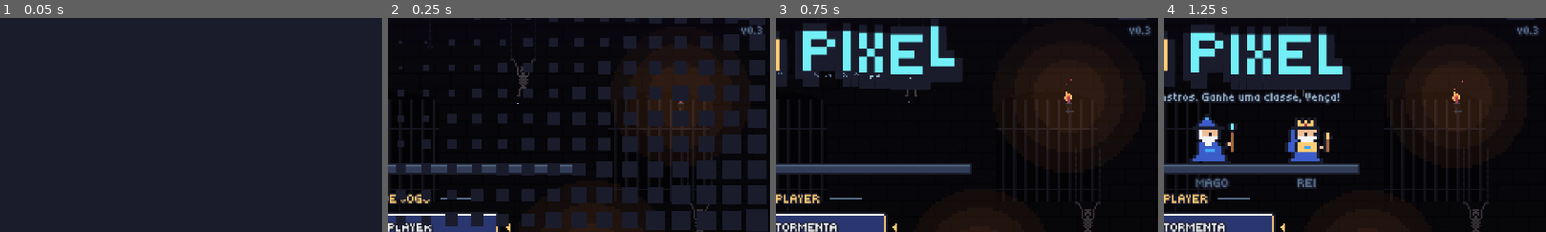
Above: before the commit, frames 1-4 (left to right).
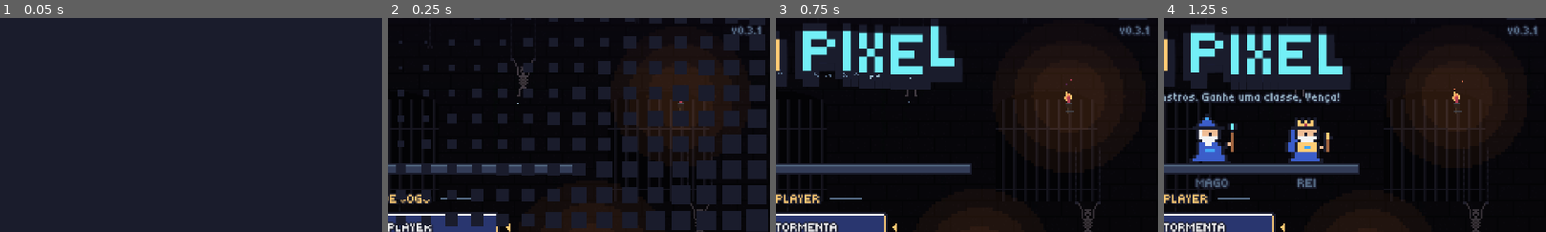
Above: after the commit, the same moments.

Repository: pabllogomez/arena-pixel
Game: Godot game, scene res://scenes/main.tscn
The game is run twice, just before and just after one commit, with the same random seed, the same clock (stepped at 60 frames per second) and the same inputs.
Inputs (mouse positions are % of the whole screen's width and height, from its top left):
- Up to frame 1 (0.05 s): no input
- Up to frame 2 (0.25 s): no input
- Up to frame 3 (0.75 s): tap Enter at 0.5 s; drag from (50, 50) to (60, 28) at 0.52 s
- Up to frame 4 (1.25 s): no input
The pictures show only the part of the screen within x 50-100%, y 9-59%; the shares and areas given below are measured in that part.

Frame 1 is identical in both runs. In frame 2, 0.2% of the frame differs, in the area x 90-99%, y 3-9%; in frame 3, 0.2%; in frame 4, 0.2%.

Commit message:
v0.3.1: rótulo de crítico em letras grandes sob o painel de vida do HUD
Co-Authored-By: Claude Opus 5.5 <noreply@anthropic.com>
Claude-Session: https://claude.ai/code/session_01VZZvi9gFkKcQavBmVKnN35

Diff:
--- a/project.godot
+++ b/project.godot
@@ -5,7 +5,7 @@
 [application]
 
 config/name="Arena Pixel"
-config/version="0.3"
+config/version="0.3.1"
 config/description="Combate 1x1 local em plataformas, pixel art, feito para rodar no navegador."
 run/main_scene="res://scenes/main.tscn"
 config/features=PackedStringArray("4.5", "GL Compatibility")
--- a/scripts/hud.gd
+++ b/scripts/hud.gd
@@ -96,6 +96,22 @@
 
 # ------------------------------------------------------------------ Painel do jogador
 
+func _rotulo_critico(l: Lutador, x0: float) -> void:
+	## Crítico que este jogador acertou: letras grandes logo abaixo do painel de
+	## vida, numa plaquinha na cor do tipo; pisca branco ao aparecer e some piscando.
+	if l._rotulo_critico == "" or l._rotulo_t <= 0.0:
+		return
+	if l._rotulo_t < 0.3 and int(l._rotulo_t * 20.0) % 2 == 1:
+		return
+	var texto := "CRÍTICO!" if l._rotulo_critico == "costas" else "DASH!"
+	var cor: Color = Lutador.COR_CRITICO[l._rotulo_critico]
+	var novo := l._rotulo_t > Lutador.ROTULO_CRITICO_TEMPO - 0.12
+	var larg := UI.largura(texto, UI.M) + 16.0
+	var placa := Rect2(roundf(x0 + LARG_PAINEL / 2.0 - larg / 2.0), ALT_PAINEL + 3.0, larg, 20.0)
+	UI.moldura(self, placa, Color(UI.TINTA, 0.9), cor.darkened(0.3), cor)
+	UI.texto(self, placa.get_center() + Vector2(0, -1), texto, UI.M, UI.BRANCO if novo else cor)
+
+
 func _painel(l: Lutador, n: int) -> void:
 	var cor: Color = Jogo.COR_TIME[n]
 	var dir := n == 2  # o painel do jogador 2 é espelhado
@@ -129,6 +145,8 @@
 	else:
 		UI.texto(self, Vector2(bx, 6), titulo, UI.P, cor, UI.ESQ)
 		UI.texto(self, Vector2(bx + larg_barra, 6), nivel, UI.P, cor_nivel, UI.DIR)
+
+	_rotulo_critico(l, x0)
 
 	# Vida: pisca em vermelho quando está acabando
 	var f: float = _vida_vista[n]
--- a/scripts/lutador.gd
+++ b/scripts/lutador.gd
@@ -921,11 +921,6 @@
 		draw_rect(Rect2(-2 + i, -19 + i, 5 - 2 * i, 1), cor)
 	draw_rect(Rect2(-8, -14, 16, 3), Color("1a1c2c"))
 	draw_rect(Rect2(-7, -13, roundf(14.0 * vida / vida_max), 1), cor)
-	if _rotulo_critico != "" and _rotulo_t > 0.0:
-		# Crítico que este personagem acertou: logo abaixo da barra, some piscando no fim
-		if _rotulo_t > 0.3 or int(_rotulo_t * 20.0) % 2 == 0:
-			UI.texto(self, Vector2(0, -7), "CRÍTICO!" if _rotulo_critico == "costas" else "DASH!",
-					UI.P, COR_CRITICO[_rotulo_critico])
 
 
 func _desenhar_fantasmas(cor: Color) -> void:
Not shown, changed: NOVIDADES.md
